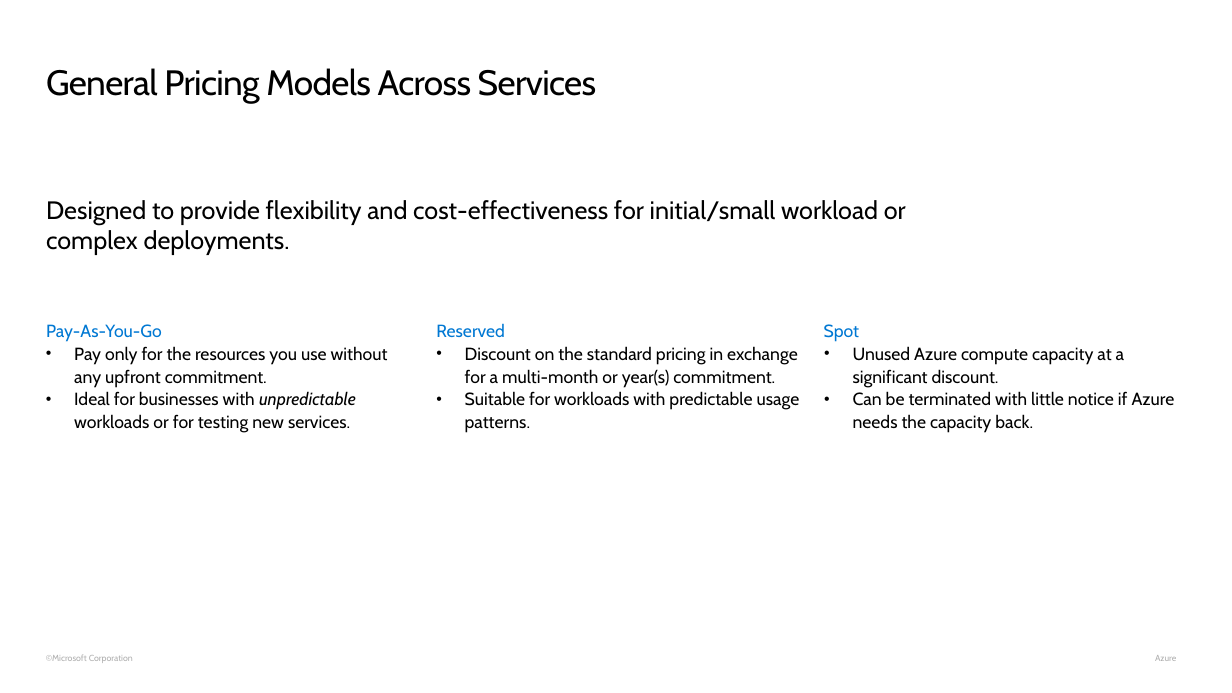
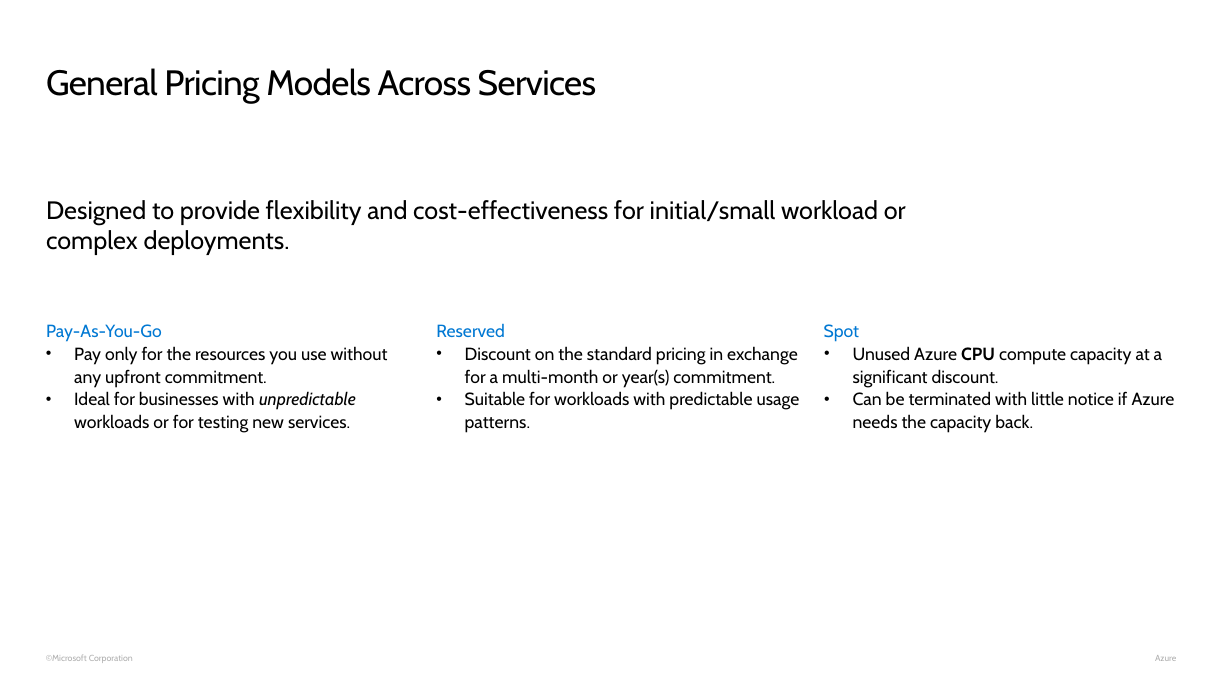
Before and after one commit to rashedtalukder/ai-gbb-learning-shop, a slide deck: slide 2 of pricing/presentation.pptx. Drawn at 1232x693 pixels with LibreOffice and Linux fonts; fonts in the diff are those of the drawing; background and template pictures are left out. Boxes give left, top, right and bottom in pixels: in the first picture for what was removed or moved away, otherwise in the second. Text is boxed around its words. In the diff, an @@ line names an element or a change of style, - is before the commit and + after.

```diff
--- a/pricing/presentation.pptx
+++ b/pricing/presentation.pptx
@@ text at box(853, 346, 1162, 387): text changed @@
-• Unused Azure compute capacity at a significant discount.
+• Unused Azure CPU compute capacity at a significant discount.
```
Also in this commit, not shown: 1 other slide changed, 1 other file.
